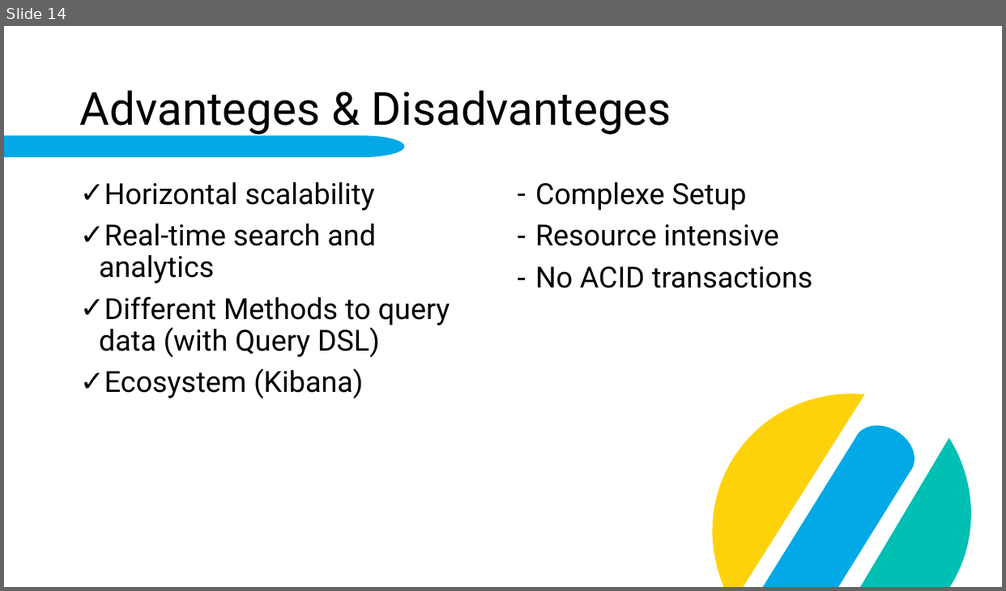
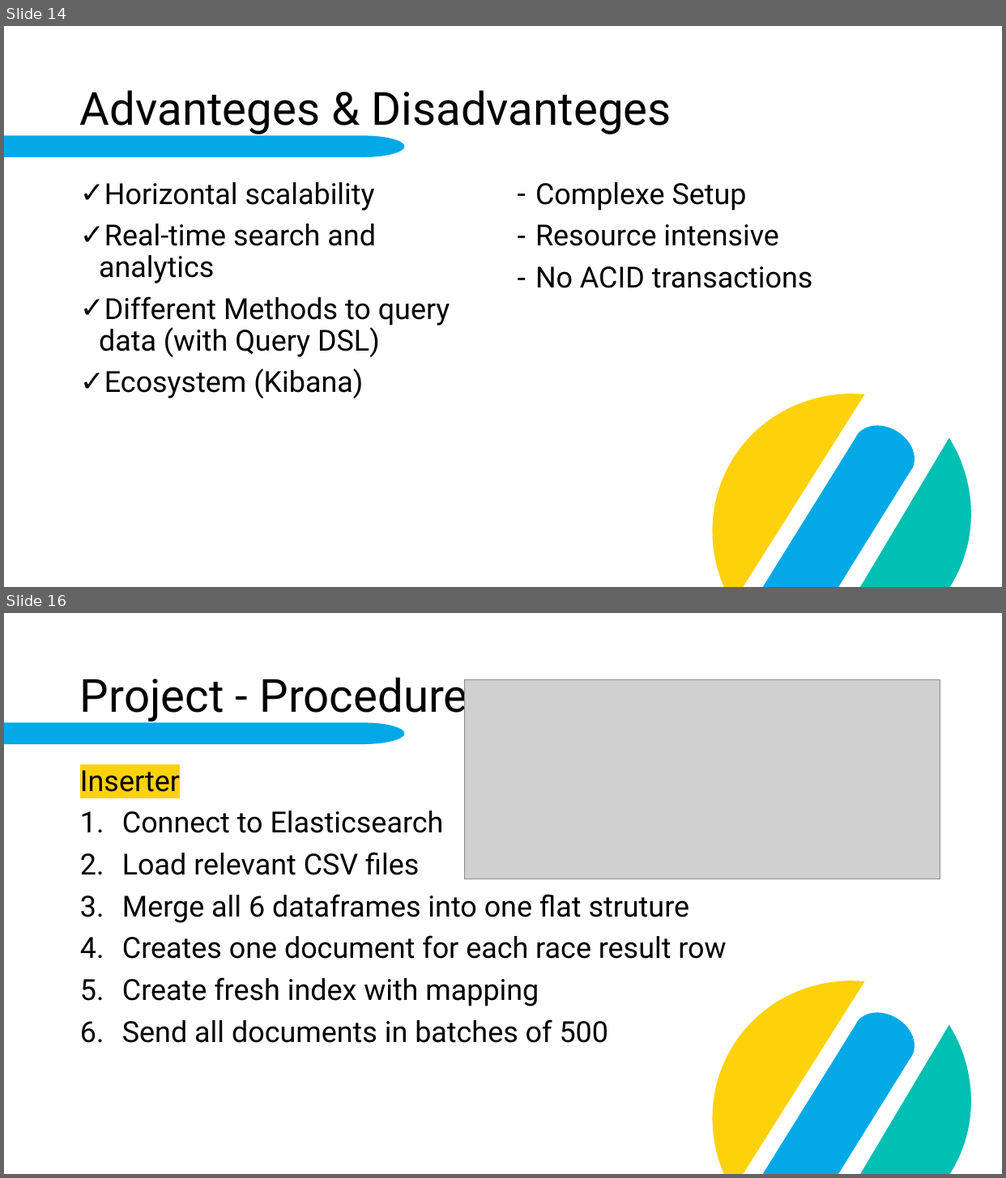
Before and after one commit to fabi2k03/dab_elasticsearch_paper, a slide deck: Elasticsearch.pptx. Shown one above the other, each under a label of ours: slide 14 before the commit, slides 14 and 16 after it; the slides between them are not shown. The pictures are 1006x591 and 1006x1178 pixels, drawn with LibreOffice and Linux fonts; fonts in the diff are those of the drawing; grey boxes stand for pictures; background and template pictures are left out. Boxes give left, top, right and bottom in pixels: in the first picture for what was removed or moved away, otherwise in the second. Text is boxed around its words. In the diff, an @@ line names an element or a change of style, - is before the commit and + after.

Commit message:
Added content to presentation about project

```diff
--- a/Elasticsearch.pptx
+++ b/Elasticsearch.pptx
@@ slide 16 added at box(4, 613, 1002, 1174), background #FFFFFF; not listed: 5 template elements that a slide beside it also shows @@
@@ title added at box(80, 677, 468, 722), 44 pt, text #000000 @@
+Project - Procedure
@@ picture added at box(464, 679, 940, 879) @@
@@ text added at box(80, 770, 726, 1043), 28 pt, text #000000 @@
+Inserter
+1. Connect to Elasticsearch
+2. Load relevant CSV files
+3. Merge all 6 dataframes into one flat struture
+4. Creates one document for each race result row
+5. Create fresh index with mapping
+6. Send all documents in batches of 500
```
Also in this commit, not shown: 2 slides changed, 1 other slide added, 1 slide removed.
